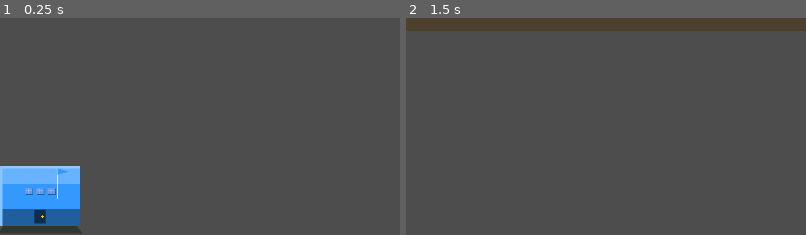
Above: before the commit, frames 1-2 (left to right).
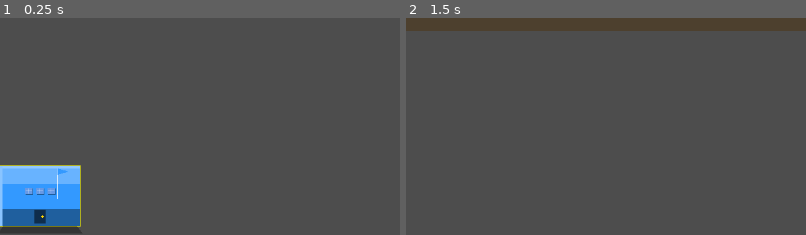
Above: after the commit, the same moments.

Repository: infinitybiscuit/fortress-command
Game: Godot game, scene res://scenes/game/game_scene.tscn
Two runs of this game, one before a commit and one after it. Both use one fixed random seed, a clock stepped at 60 frames per second and the inputs below.
Inputs (mouse positions are % of the whole screen's width and height, from its top left):
- Up to frame 1 (0.25 s): no input
- Up to frame 2 (1.5 s): tap Enter at 0.5 s; move the mouse to (72, 47) at 0.52 s; hold Right (ui_right) from 0.53 s (still down); click (72, 47) at 0.67 s; tap Up (ui_up) at 0.77 s; tap Space at 1.25 s; move the mouse to (30, 57) at 1.27 s
The pictures show only the part of the screen within x 0-50%, y 49-99%; the shares and areas given below are measured in that part.

The runs differ from the first frame. In frame 1, 0.3% of the frame differs, in the area x 0-21%, y 67-97%; in frame 2, nothing differs.

Commit message:
debug: yellow outline on building rect

Diff:
--- a/godot/scripts/autoload/game_renderer.gd
+++ b/godot/scripts/autoload/game_renderer.gd
@@ -162,6 +162,9 @@
 	var world_w: float = building.world_width
 	var world_h: float = building.world_height
 	var rect: Rect2 = Rect2(screen_pos, Vector2(world_w, world_h))
+
+	# DEBUG: yellow outline showing exact rect screen position
+	canvas.draw_rect(rect, Color(1, 1, 0, 0.8), false, 2.0)
 
 	# Selection ring
 	if building.is_selected:
